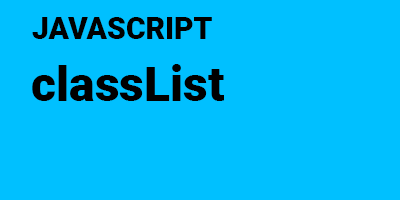
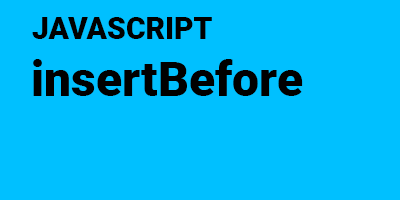
Layers edited between the first and the second 400×200 image:
renamed "classList" to "insertBefore", painted on it over [32, 59, 303, 101]
